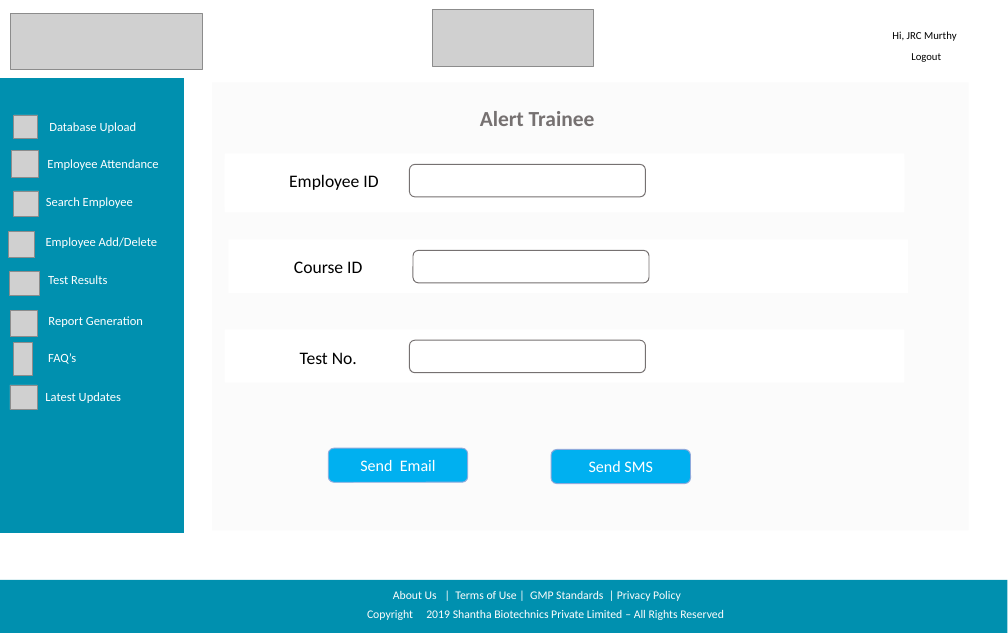
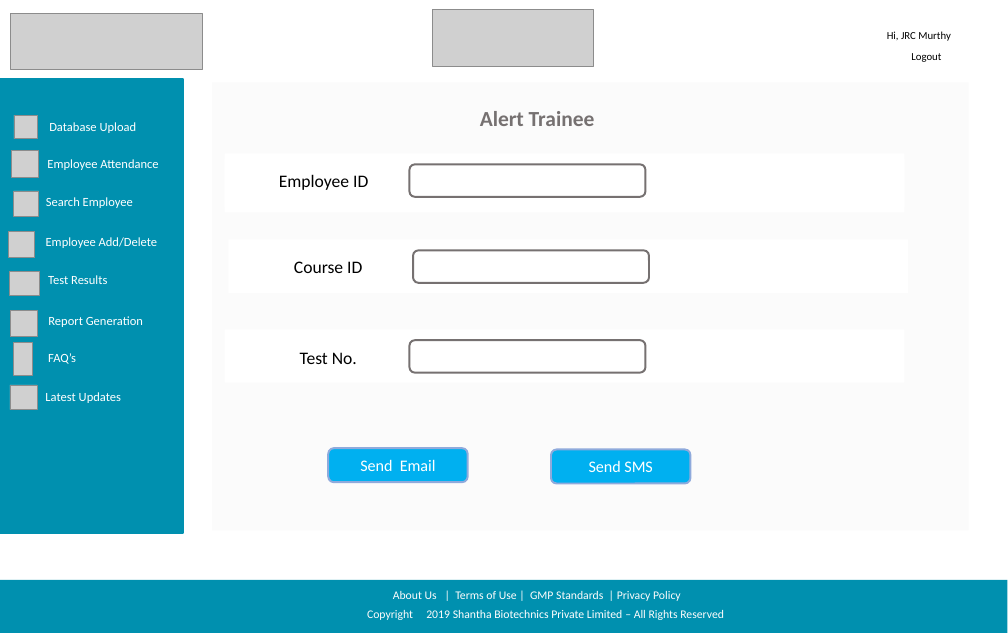
Before and after one commit to sarthakbhutani/Shantha_sih2019, a slide deck: slide 9 of Documentation/Screen Designs/Shanta Sanofi Screen Designs.pptx (slide 10 before the commit). Drawn at 1008x633 pixels with LibreOffice and Linux fonts; fonts in the diff are those of the drawing; grey boxes stand for pictures; background and template pictures are left out. Boxes give left, top, right and bottom in pixels: in the first picture for what was removed or moved away, otherwise in the second. Text is boxed around its words. In the diff, an @@ line names an element or a change of style, - is before the commit and + after.

```diff
--- a/Documentation/Screen Designs/Shanta Sanofi Screen Designs.pptx
+++ b/Documentation/Screen Designs/Shanta Sanofi Screen Designs.pptx
@@ text "Hi, JRC Murthy": place and size @@
-text "Hi, JRC Murthy" at bbox=[892, 31, 957, 41]
+text "Hi, JRC Murthy" at bbox=[887, 31, 951, 41]
@@ rectangle at bbox=[0, 79, 184, 532]: outline #0090AF 1 pt to #0090AF 2 pt @@
@@ text "Employee ID": place and size @@
-text "Employee ID" at bbox=[289, 174, 378, 190]
+text "Employee ID" at bbox=[279, 174, 368, 190]
@@ outline #767171 1 pt to #767171 2 pt; proportions changed in 3 elements at bbox=[409, 165, 645, 197], bbox=[413, 250, 649, 283], bbox=[409, 340, 645, 373] @@
```
Also in this commit, not shown: 15 other slides changed, 1 slide removed, 3 other files.
